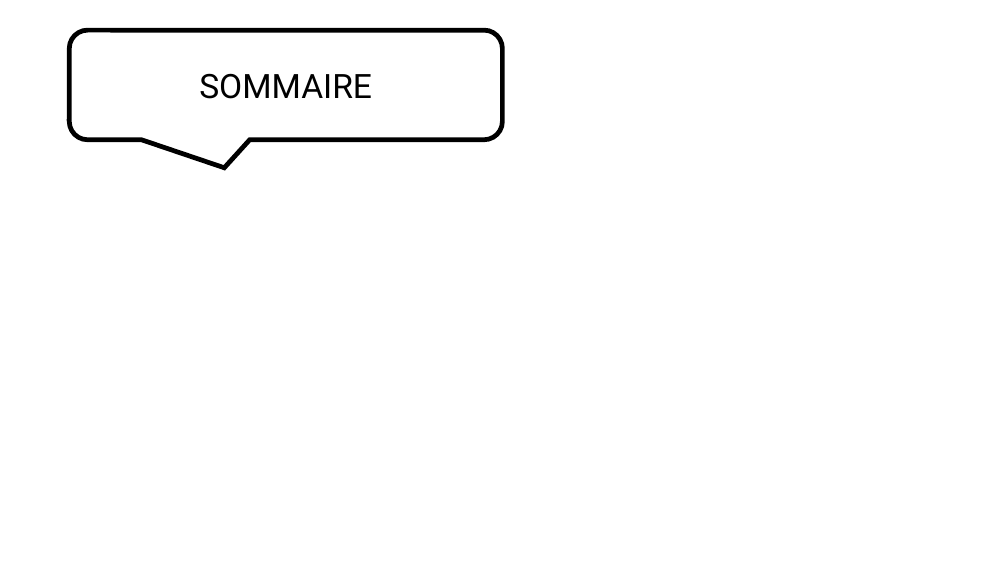
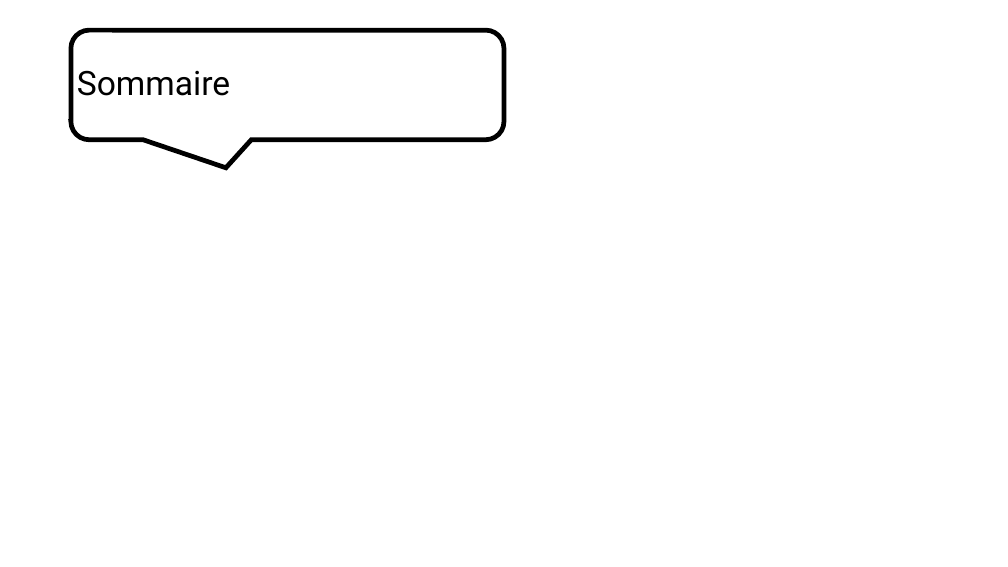
Before and after one commit to JonathanGuerne/MiniGames, a slide deck: slide 2 of Documentation/Présentation/Présentation.pptx. Drawn at 1008x567 pixels with LibreOffice and Linux fonts; fonts in the diff are those of the drawing; background and template pictures are left out. Boxes give left, top, right and bottom in pixels: in the first picture for what was removed or moved away, otherwise in the second. Text is boxed around its words. In the diff, an @@ line names an element or a change of style, - is before the commit and + after.

```diff
--- a/Documentation/Présentation/Présentation.pptx
+++ b/Documentation/Présentation/Présentation.pptx
@@ title "Sommaire": place and size @@
-title "Sommaire" at bbox=[70, 30, 503, 140]
+title "Sommaire" at bbox=[77, 70, 230, 96]
@@ title "Sommaire" at bbox=[77, 70, 230, 96]: fill #FFFFFF to none; outline #000000 4.5 pt to none @@
@@ rounded speech box added at bbox=[71, 30, 504, 140], fill #FFFFFF, outline #000000 4.5 pt @@
@@ title at bbox=[77, 70, 230, 96]: text changed @@
-SOMMAIRE
+Sommaire
```
Also in this commit, not shown: 3 slides added.
